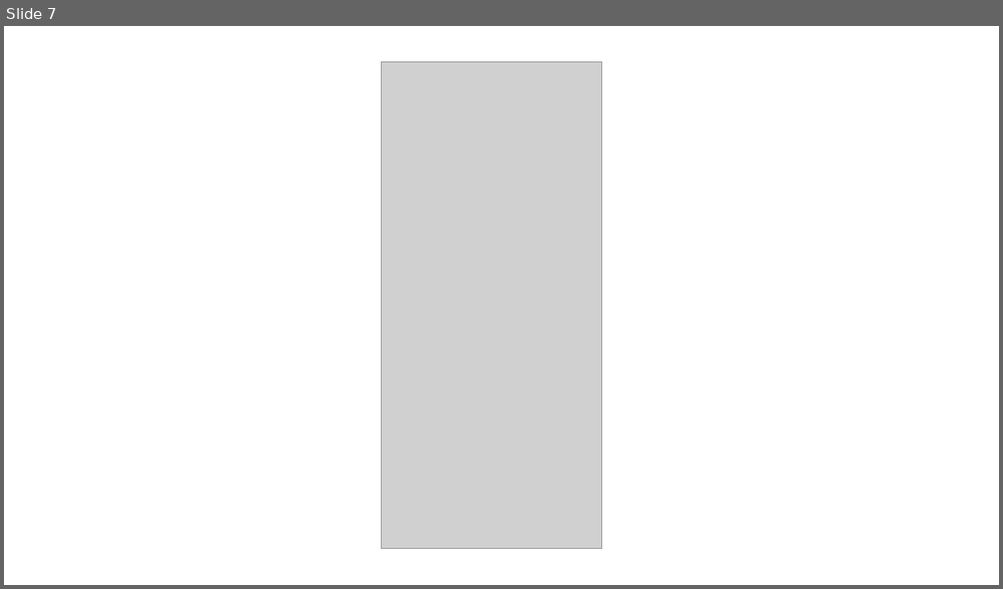
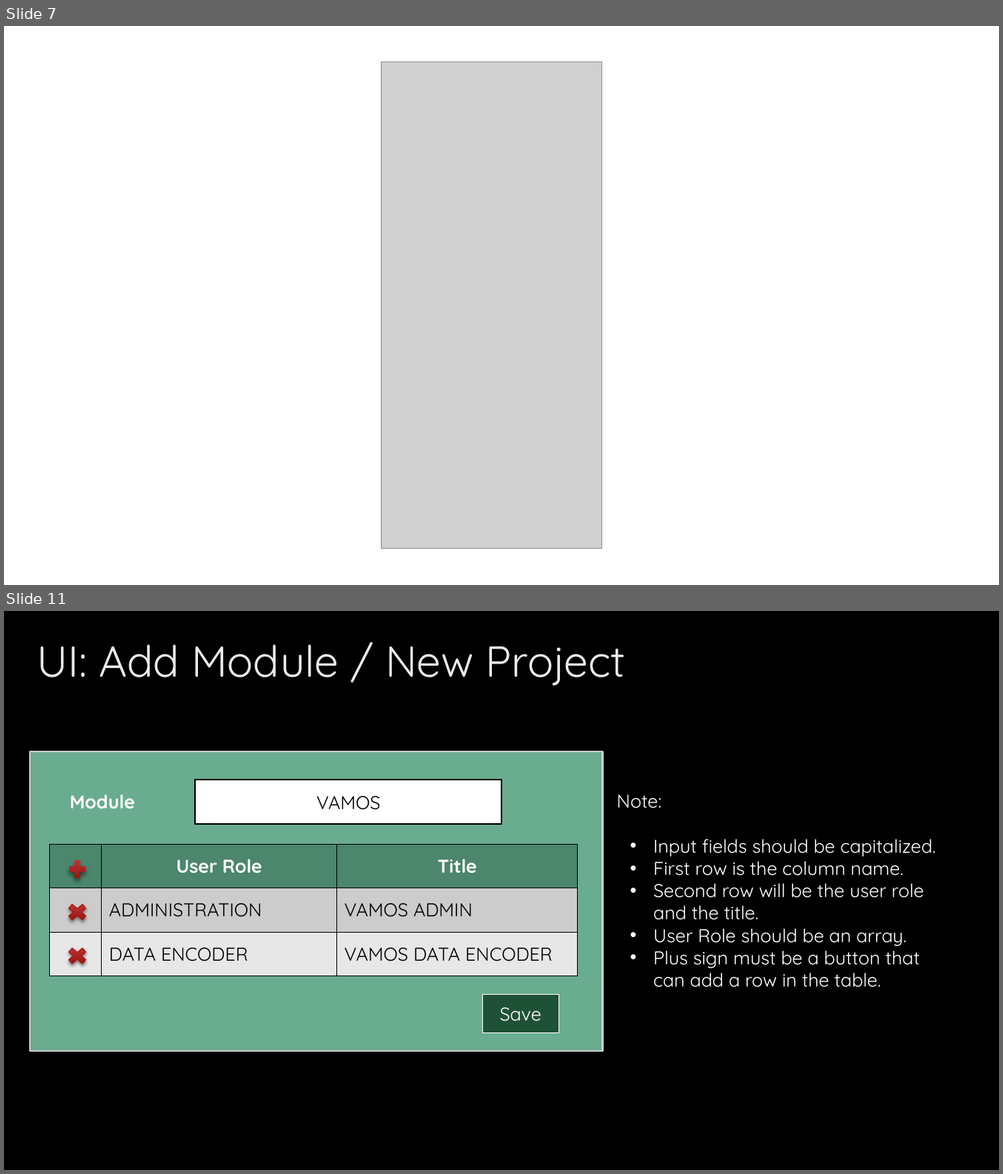
Before and after one commit to em1730/scims_docu, a slide deck: Documentation/Role_Mgmt.pptx. Shown one above the other, each under a label of ours: slide 7 before the commit, slides 7 and 11 after it; the slides between them are not shown. The pictures are 1003x589 and 1003x1174 pixels, drawn with LibreOffice and Linux fonts; fonts in the diff are those of the drawing; grey boxes stand for pictures; background and template pictures are left out. Boxes give left, top, right and bottom in pixels: in the first picture for what was removed or moved away, otherwise in the second. Text is boxed around its words. In the diff, an @@ line names an element or a change of style, - is before the commit and + after.

```diff
--- a/Documentation/Role_Mgmt.pptx
+++ b/Documentation/Role_Mgmt.pptx
@@ slide 11 added at (x1=4, y1=611, x2=999, y2=1170), background picture (left out) @@
@@ title added at (x1=37, y1=644, x2=625, y2=686), 42 pt, text #EBEBEB @@
+UI: Add Module / New Project
@@ rectangle added at (x1=29, y1=752, x2=603, y2=1051), fill #6AAC90, outline #CDCDCD 1.5 pt @@
@@ rectangle added at (x1=195, y1=780, x2=502, y2=823), fill #FFFFFF, outline #000000 1.5 pt, 18 pt, text #000000 @@
+VAMOS
@@ text added at (x1=70, y1=795, x2=135, y2=809), 18 pt, text #FFFFFF, bold @@
+Module
@@ text added at (x1=617, y1=795, x2=936, y2=988), 18 pt, text #FFFFFF @@
+Note:
+  • Input fields should be capitalized.
+  • First row is the column name.
+  • Second row will be the user role and the title.
+  • User Role should be an array.
+  • Plus sign must be a button that can add a row in the table.
@@ table added at (x1=50, y1=845, x2=578, y2=977), 3 rows, 3 columns @@
+ | User Role | Title
+ | ADMINISTRATION | VAMOS ADMIN
+ | DATA ENCODER | VAMOS DATA ENCODER
@@ plus sign added at (x1=67, y1=857, x2=88, y2=881), fill gradient #C93B3A to #8D110F @@
@@ cross added at (x1=65, y1=901, x2=91, y2=923), fill gradient #C93B3A to #8D110F, outline #B01513 0.75 pt @@
@@ cross added at (x1=65, y1=945, x2=91, y2=968), fill gradient #C93B3A to #8D110F, outline #B01513 0.75 pt @@
@@ rectangle added at (x1=482, y1=994, x2=558, y2=1033), fill #1F5136, outline #FFFFFF 0.25 pt, 18 pt, text #FFFFFF @@
+Save
```
Also in this commit, not shown: 18 slides changed, 17 other slides added, 13 slides removed, 4 other files.
